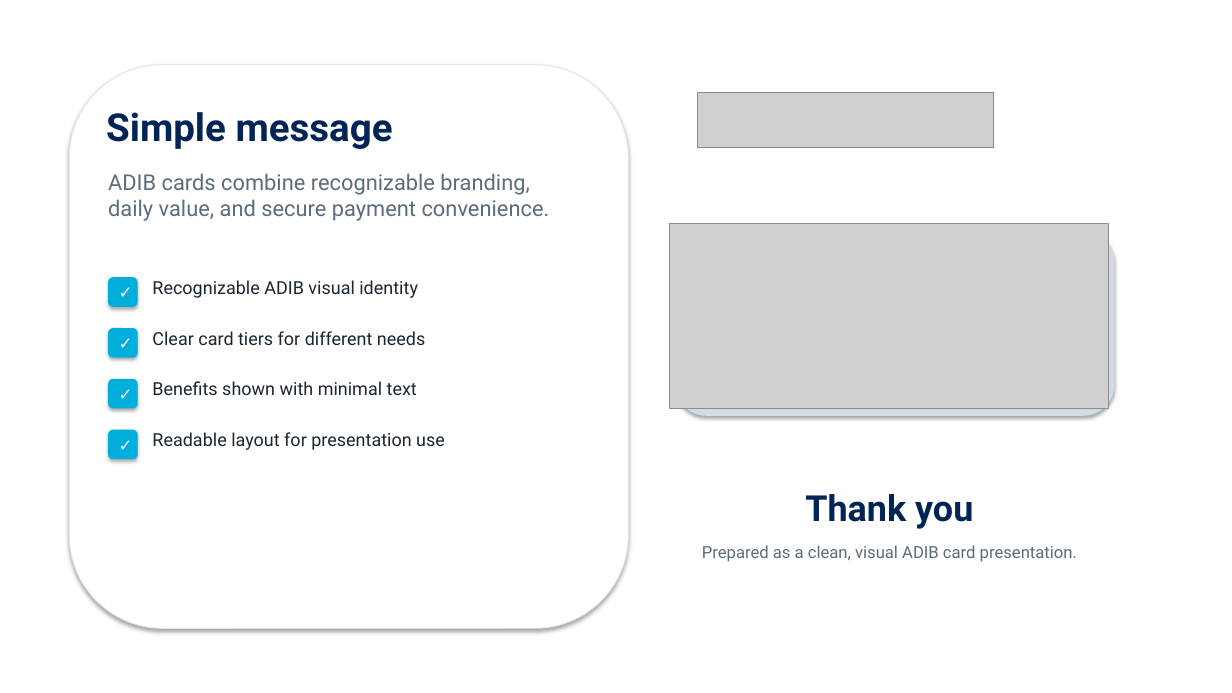
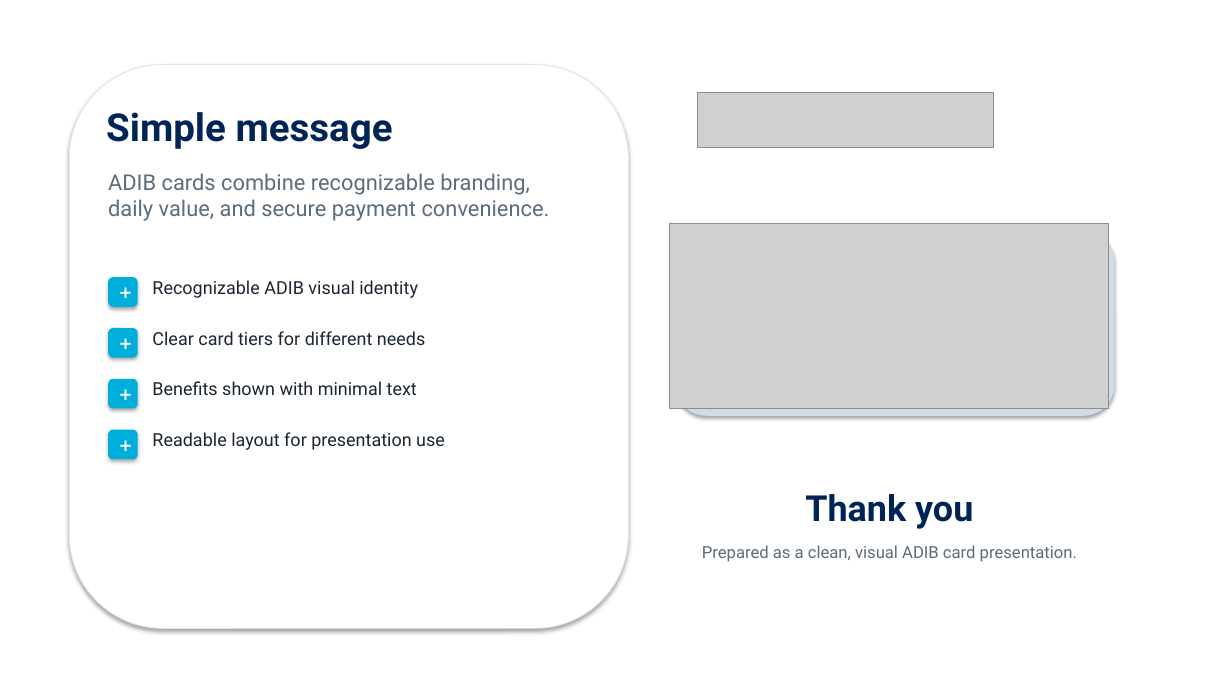
Before and after one commit to amressam93/advanced-filter-search-php, a slide deck: slide 5 of presentation/adib_card_deck/ADIB_Card_Portfolio_Presentation.pptx. Drawn at 1232x693 pixels with LibreOffice and Linux fonts; fonts in the diff are those of the drawing; grey boxes stand for pictures; background and template pictures are left out. Boxes give left, top, right and bottom in pixels: in the first picture for what was removed or moved away, otherwise in the second. Text is boxed around its words. In the diff, an @@ line names an element or a change of style, - is before the commit and + after.

```diff
--- a/presentation/adib_card_deck/ADIB_Card_Portfolio_Presentation.pptx
+++ b/presentation/adib_card_deck/ADIB_Card_Portfolio_Presentation.pptx
@@ text in rounded rectangle at (x1=108, y1=277, x2=138, y2=307): text changed @@
-✓
++
@@ text in rounded rectangle at (x1=108, y1=328, x2=138, y2=358): text changed @@
-✓
++
@@ text in rounded rectangle at (x1=108, y1=379, x2=138, y2=409): text changed @@
-✓
++
@@ text in rounded rectangle at (x1=108, y1=430, x2=138, y2=459): text changed @@
-✓
++
```
